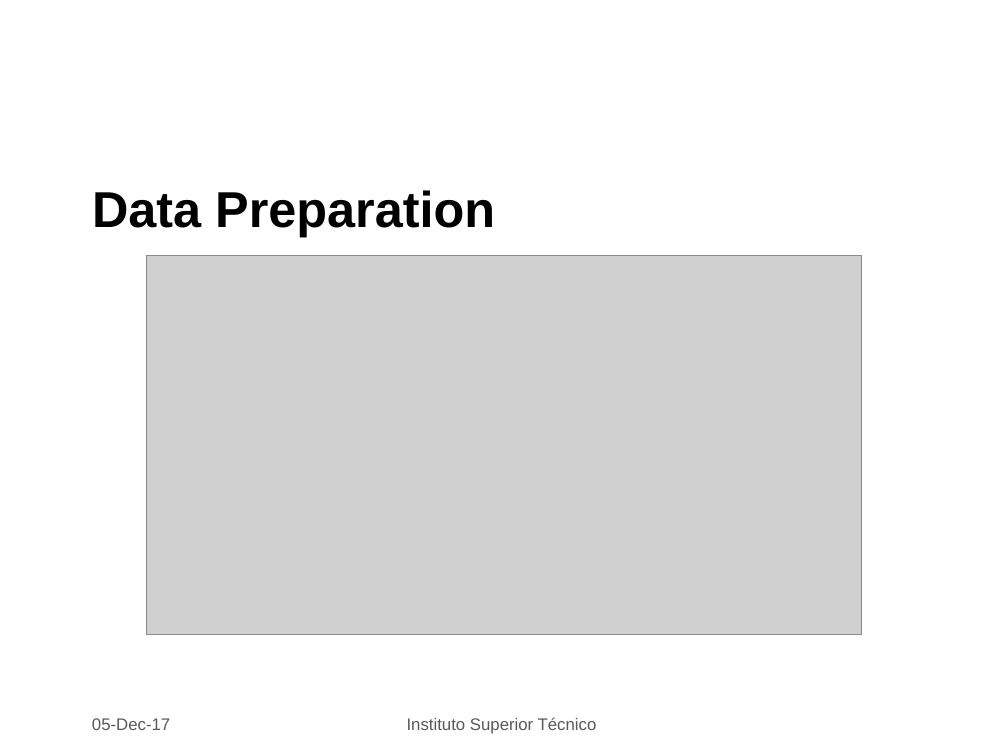
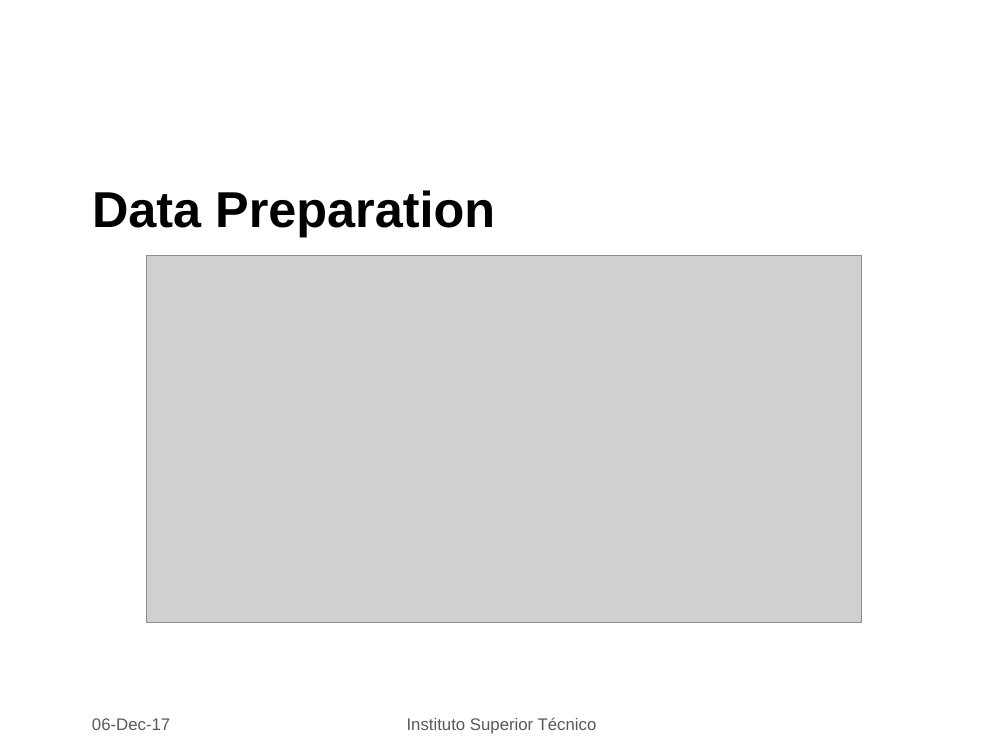
Before and after one commit to PedroLFerreira/Videogame-Data-Mining, a slide deck: slide 3 of dataMining.pptx. Drawn at 1008x756 pixels with LibreOffice and Linux fonts; fonts in the diff are those of the drawing; grey boxes stand for pictures; background and template pictures are left out. Boxes give left, top, right and bottom in pixels: in the first picture for what was removed or moved away, otherwise in the second. Text is boxed around its words. In the diff, an @@ line names an element or a change of style, - is before the commit and + after.

```diff
--- a/dataMining.pptx
+++ b/dataMining.pptx
@@ picture: place and size @@
-picture at (146, 255, 862, 634)
+picture at (146, 255, 862, 623)
@@ text at (92, 718, 170, 730): text changed @@
-05-Dec-17
+06-Dec-17
```
Also in this commit, not shown: 6 other slides changed, 7 other files.
